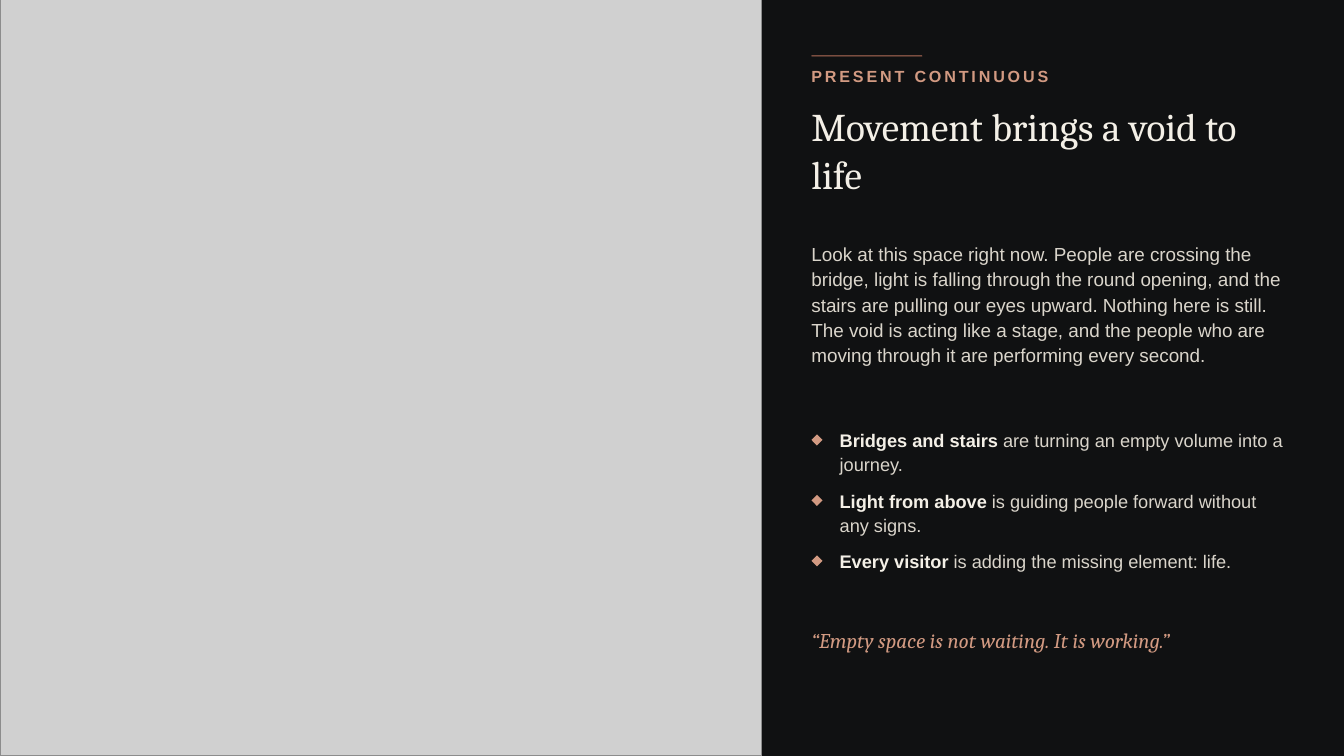
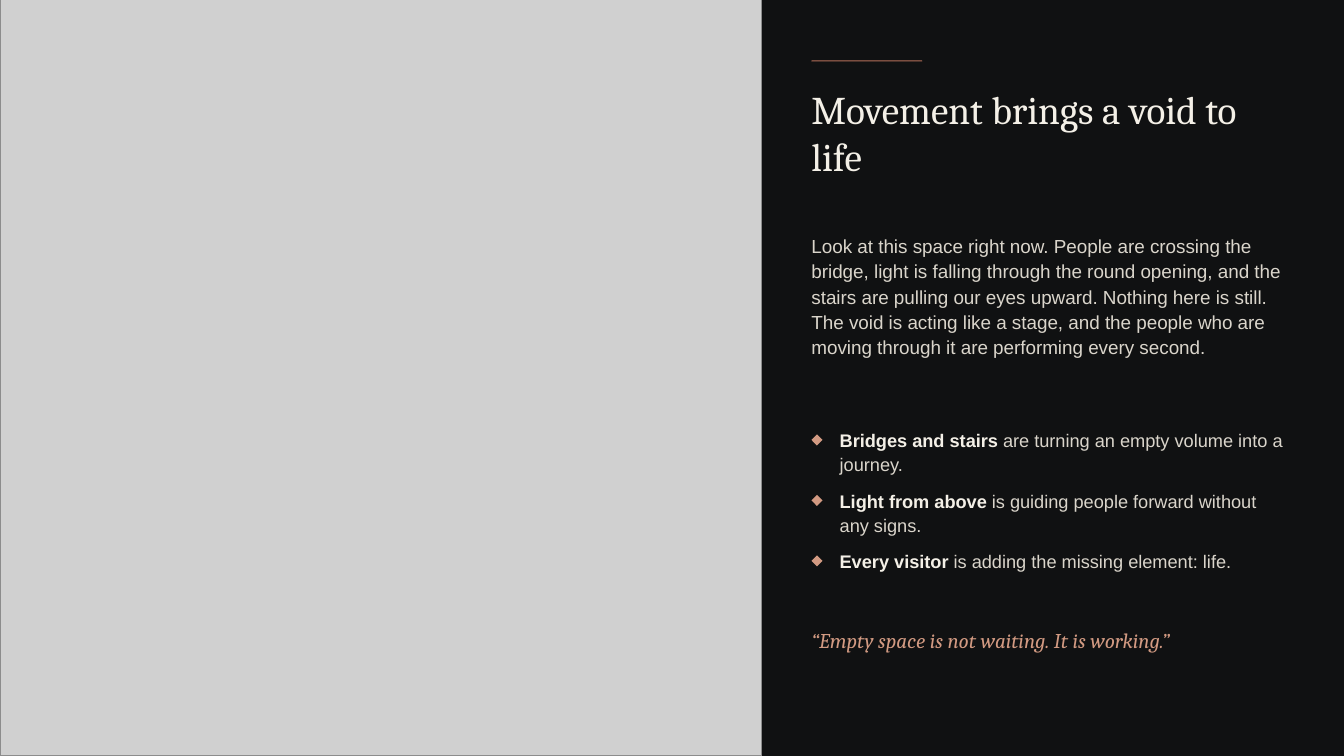
Before and after one commit to s2512013660-art/Akli, a slide deck: slide 3 of presentation-kit/empty-space-topic/The-Architecture-of-Empty-Space_Animated.pptx. Drawn at 1344x756 pixels with LibreOffice and Linux fonts; fonts in the diff are those of the drawing; grey boxes stand for pictures; background and template pictures are left out. Boxes give left, top, right and bottom in pixels: in the first picture for what was removed or moved away, otherwise in the second. Text is boxed around its words. In the diff, an @@ line names an element or a change of style, - is before the commit and + after.

```diff
--- a/presentation-kit/empty-space-topic/The-Architecture-of-Empty-Space_Animated.pptx
+++ b/presentation-kit/empty-space-topic/The-Architecture-of-Empty-Space_Animated.pptx
@@ text "Movement brings a void to ...": place and size @@
-text "Movement brings a void to ..." at [811,113,1236,190]
+text "Movement brings a void to ..." at [811,96,1236,172]
@@ text removed at [811,70,1049,82] @@
-PRESENT CONTINUOUS
@@ rounded rectangle: place and size @@
-rounded rectangle at [812,55,923,56]
+rounded rectangle at [812,60,923,62]
@@ text "Look at this space right ...": place and size @@
-text "Look at this space right ..." at [811,247,1280,366]
+text "Look at this space right ..." at [811,239,1280,358]
```
Also in this commit, not shown: 8 other slides changed, 2 other files.
